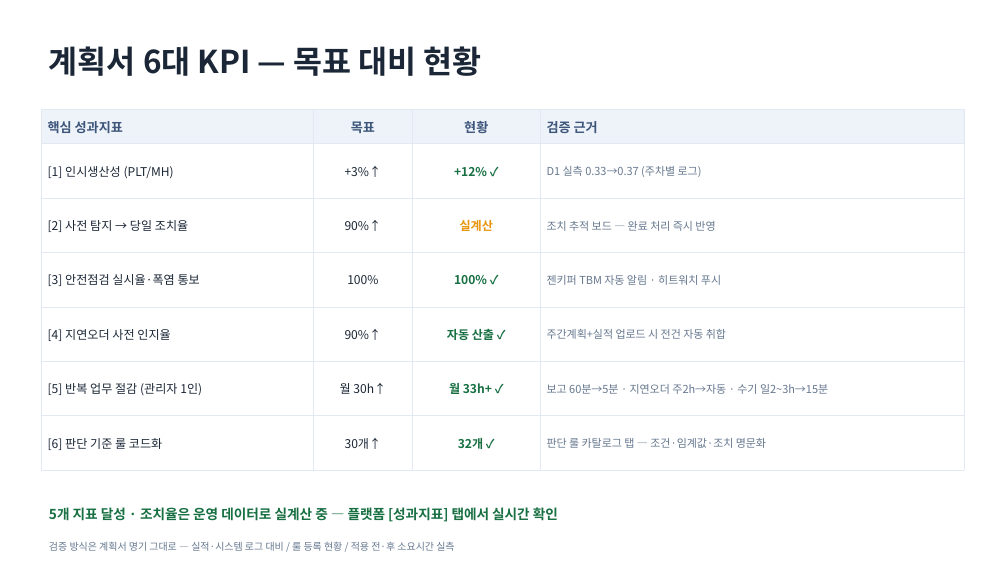
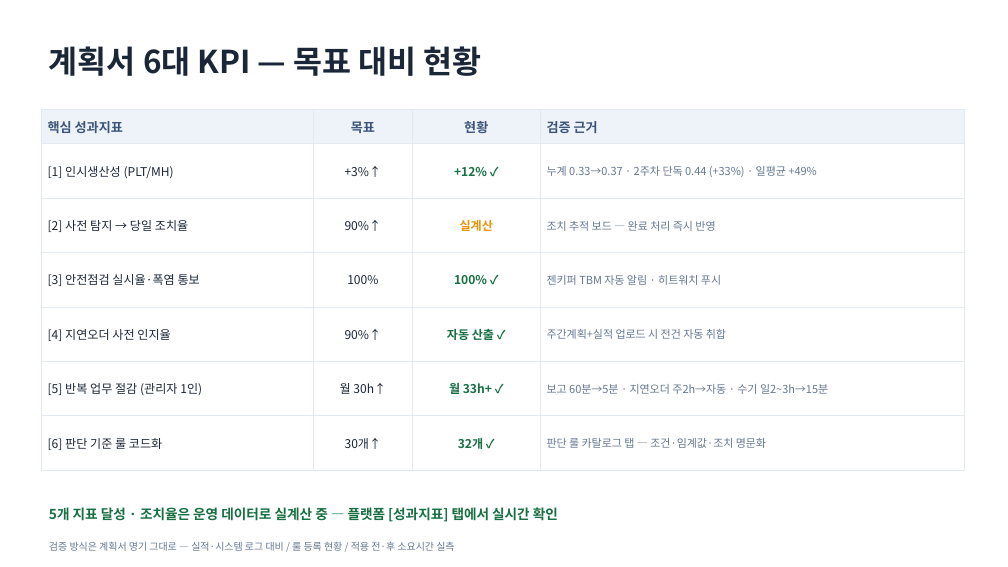
Before and after one commit to hodoo0831-coder/zenf-, a slide deck: slide 8 of ZEN_ZAIC_보고자료.pptx. Drawn at 1008x567 pixels with LibreOffice and Linux fonts; fonts in the diff are those of the drawing. Boxes give left, top, right and bottom in pixels: in the first picture for what was removed or moved away, otherwise in the second. Text is boxed around its words. In the diff, an @@ line names an element or a change of style, - is before the commit and + after.

```diff
--- a/ZEN_ZAIC_보고자료.pptx
+++ b/ZEN_ZAIC_보고자료.pptx
@@ table at (42,110,964,454) @@
-row 2, column 4: D1 실측 0.33→0.37 (주차별 로그)
+row 2, column 4: 누계 0.33→0.37 · 2주차 단독 0.44 (+33%) · 일평균 +49%
```
Also in this commit, not shown: 2 other slides changed, 2 other files.
